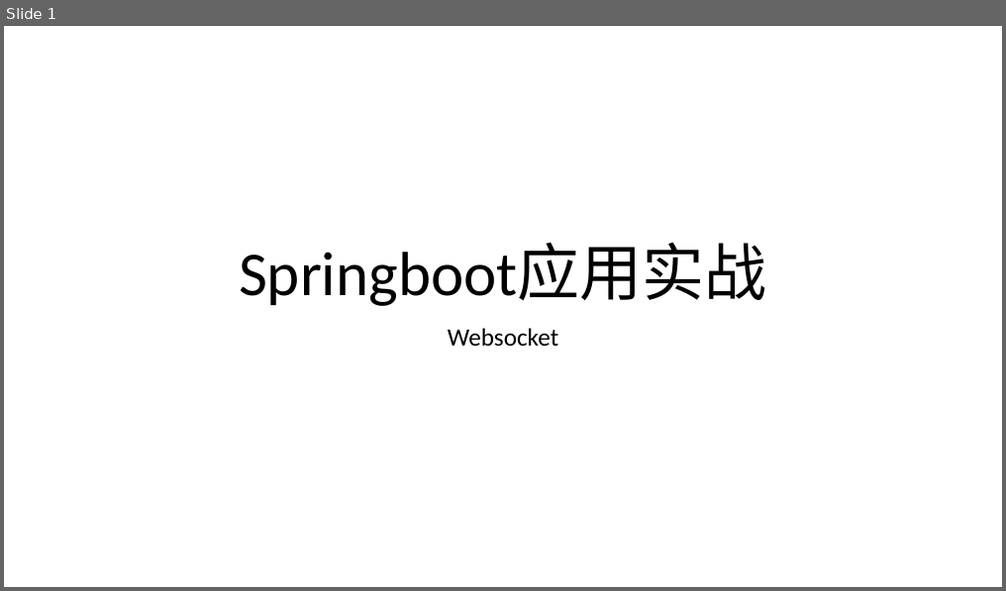
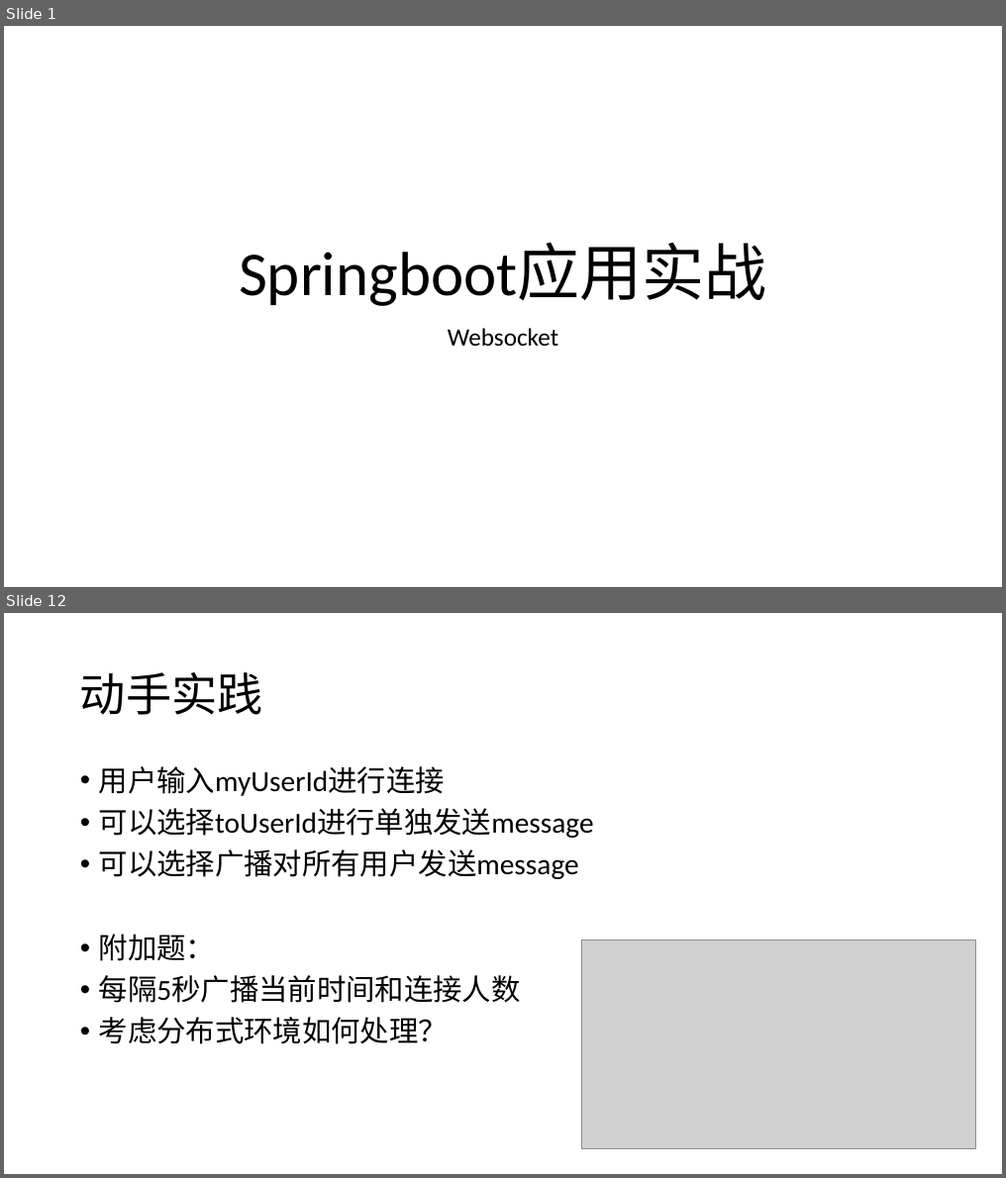
Before and after one commit to airuitian/MicroService, a slide deck: springboot/SpringBoot-websocket.pptx. Shown one above the other, each under a label of ours: slide 1 before the commit, slides 1 and 12 after it; the slides between them are not shown. The pictures are 1006x591 and 1006x1178 pixels, drawn with LibreOffice and Linux fonts; fonts in the diff are those of the drawing; grey boxes stand for pictures. Boxes give left, top, right and bottom in pixels: in the first picture for what was removed or moved away, otherwise in the second. Text is boxed around its words. In the diff, an @@ line names an element or a change of style, - is before the commit and + after.

```diff
--- a/springboot/SpringBoot-websocket.pptx
+++ b/springboot/SpringBoot-websocket.pptx
@@ slide 12 added at <box>4,613,1002,1174</box>, background #FFFFFF @@
@@ title added at <box>80,672,263,715</box>, 44 pt, text #000000 @@
+动手实践
@@ text added at <box>99,766,594,1045</box>, 28 pt, text #000000 @@
+• 用户输入myUserId进行连接
+• 可以选择toUserId进行单独发送message
+• 可以选择广播对所有用户发送message
+• 附加题：
+• 每隔5秒广播当前时间和连接人数
+• 考虑分布式环境如何处理？
@@ picture added at <box>582,941,976,1150</box> @@
```
Also in this commit, not shown: 1 slide changed, 19 other slides added, 1 slide removed, 2 other files.
